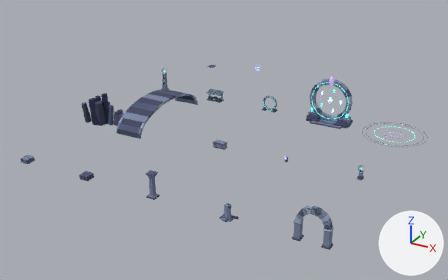
What one commit did to the Blender file art/blender/moonlit_ruins.blend.
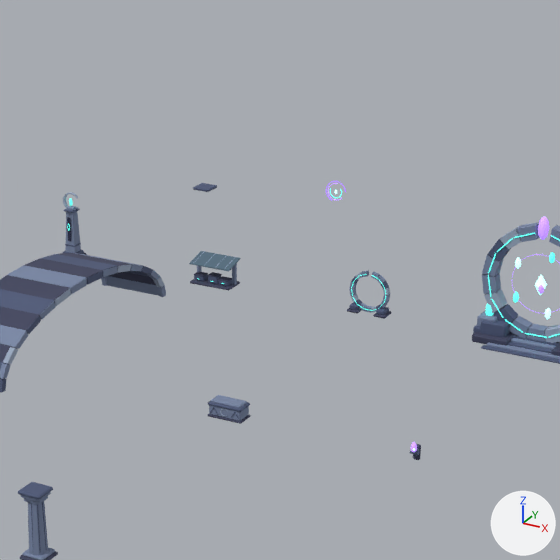
Old and new are each drawn whole from a 50 mm lens placed at (93.4, -83.9, 56.9), pointed at (29.2, 32.9, -1.5) and again close up on the part from 31% to 75% of the width and 0% to 71% of the height. Arrows for +X, +Y and +Z are at lower right; the lights stay in place. The first two pictures are the older version.

The scene before the commit, as lines of its bpy script (objects in view):
```python
me_moonlit_camp = bpy.data.meshes.new('moonlit_camp')
me_moonlit_camp.from_pydata(...)  # 408 vertices, 442 faces; spans x -2.15..2.15, y -1.15..1.15, z 0.0..2.59
# faces by material slot: [364, 78]
me_moonlit_camp.materials.append(mat_cartoon_kit)
me_moonlit_camp.materials.append(mat_campaign_glow_moonlit_aqua)
me_moonlit_vault = bpy.data.meshes.new('moonlit_vault')
me_moonlit_vault.from_pydata(...)  # 384 vertices, 288 faces; spans x -3.1..3.1, y -12.0..12.0, z 3.9..9.3
me_moonlit_vault.materials.append(mat_cartoon_kit)
ob_moonlit_camp = bpy.data.objects.new('moonlit_camp', me_moonlit_camp)
ob_moonlit_camp.parent = ob_moonlit_camp___editable_prop
ob_moonlit_camp.location = (0.0, 0.0, 0.0)
ob_moonlit_portal_light___editable_prop = bpy.data.objects.new('moonlit_portal_light | Editable prop', None)
ob_moonlit_portal_light___editable_prop.location = (16.0, 78.0, 0.0)
ob_moonlit_vault = bpy.data.objects.new('moonlit_vault', me_moonlit_vault)
ob_moonlit_vault.parent = ob_moonlit_vault___editable_prop
ob_moonlit_vault.location = (0.0, 0.0, 0.0)
# also in view: 'moonlit_portal_frame' at (32.0, 52.0, 2.0); 'moonlit_obelisk' at (0.0, 52.0, 3.3); 'moonlit_gate' at (48.0, 51.5, 5.9); 'moonlit_column' at (32.0, 0.0, 2.6); 'moonlit_tomb' at (32.0, 26.0, 0.7)
```
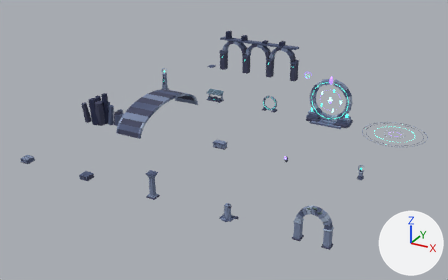
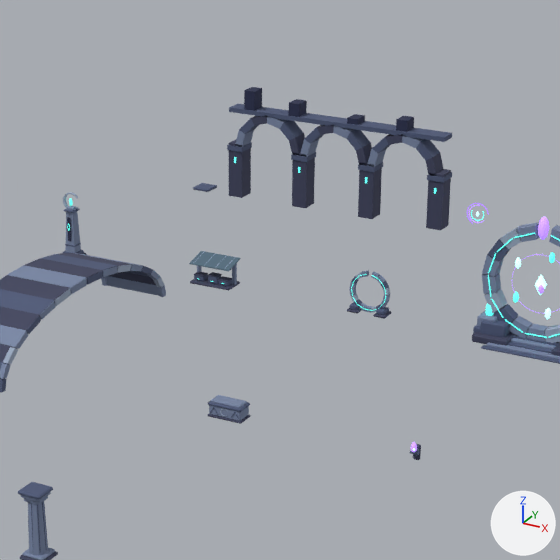
ob_moonlit_portal_light___editable_prop is not drawn itself; it is the parent of ob_moonlit_portal_light.

Changed parts and their boxes [x1, y1, x2, y2] in the close-ups (560 x 560 px):
'moonlit_viaduct', added (blue): after [227, 87, 452, 230]
    faces in mat_cartoon_kit: [227, 87, 452, 230]
'moonlit_portal_light', moved: before [326, 181, 346, 201]; after [467, 203, 489, 224]

Diff of the bpy script that builds the scene:
```diff
--- a/art/blender/moonlit_ruins.blend.py
+++ b/art/blender/moonlit_ruins.blend.py
@@ me_moonlit_viaduct @@
+me_moonlit_viaduct.from_pydata(...)  # 280 vertices, 210 faces; spans x -12.6..12.6, y -1.1..1.1, z 0.0..11.8
+# faces by material slot: [186, 24]
+me_moonlit_viaduct.materials.append(mat_cartoon_kit)
+me_moonlit_viaduct.materials.append(mat_campaign_glow_moonlit_aqua)
@@ ob_moonlit_portal_light___editable_prop @@
 ob_moonlit_portal_light___editable_prop = bpy.data.objects.new('moonlit_portal_light | Editable prop', None)
-ob_moonlit_portal_light___editable_prop.location = (16.0, 78.0, 0.0)
+ob_moonlit_portal_light___editable_prop.location = (32.0, 78.0, 0.0)
@@ ob_moonlit_viaduct @@
+ob_moonlit_viaduct = bpy.data.objects.new('moonlit_viaduct', me_moonlit_viaduct)
+ob_moonlit_viaduct.parent = ob_moonlit_viaduct___editable_prop
+ob_moonlit_viaduct.location = (0.0, 0.0, 0.0)
@@ ob_moonlit_viaduct___editable_prop @@
+ob_moonlit_viaduct___editable_prop = bpy.data.objects.new('moonlit_viaduct | Editable prop', None)
+ob_moonlit_viaduct___editable_prop.location = (16.0, 78.0, 0.0)
```
